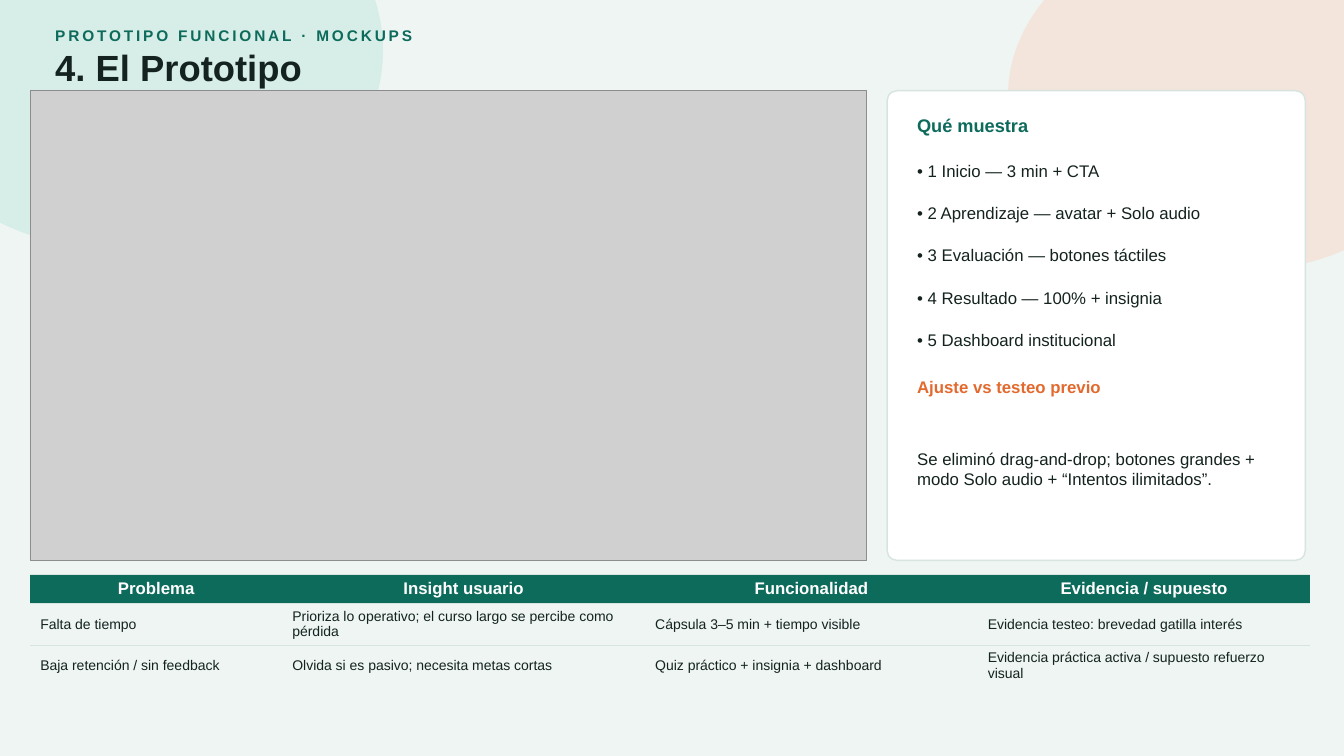
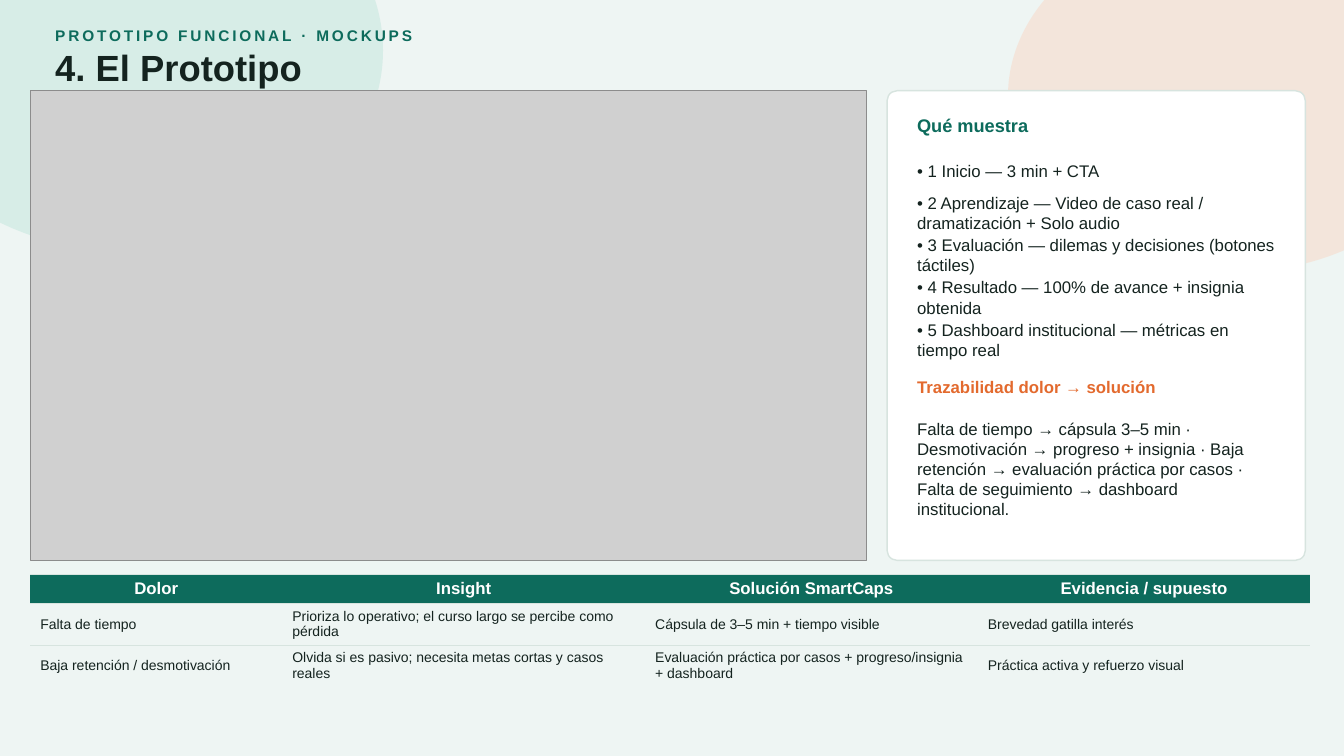
Before and after one commit to javier84pm-create/laboratorio-elearning-prototipo, a slide deck: slide 4 of PaolaCornejo_Examen_IE.pptx. Drawn at 1344x756 pixels with LibreOffice and Linux fonts; fonts in the diff are those of the drawing; grey boxes stand for pictures. Boxes give left, top, right and bottom in pixels: in the first picture for what was removed or moved away, otherwise in the second. Text is boxed around its words. In the diff, an @@ line names an element or a change of style, - is before the commit and + after.

```diff
--- a/PaolaCornejo_Examen_IE.pptx
+++ b/PaolaCornejo_Examen_IE.pptx
@@ text at (917,197,1194,229): text changed @@
-• 2 Aprendizaje — avatar + Solo audio
+• 2 Aprendizaje — Video de caso real / dramatización + Solo audio
@@ text at (917,238,1274,275): text changed @@
-• 3 Evaluación — botones táctiles
+• 3 Evaluación — dilemas y decisiones (botones táctiles)
@@ text at (917,281,1244,314): text changed @@
-• 4 Resultado — 100% + insignia
+• 4 Resultado — 100% de avance + insignia obtenida
@@ text at (917,323,1229,360): text changed @@
-• 5 Dashboard institucional
+• 5 Dashboard institucional — métricas en tiempo real
@@ text at (917,380,1156,393): text changed @@
-Ajuste vs testeo previo
+Trazabilidad dolor → solución
@@ text at (917,422,1244,515): text changed @@
-Se eliminó drag-and-drop; botones grandes + modo Solo audio + “Intentos ilimitados”.
+Falta de tiempo → cápsula 3–5 min · Desmotivación → progreso + insignia · Baja retención → evaluación práctica por casos · Falta de seguimiento → dashboard institucional.
@@ table at (30,575,1311,682) @@
-row 1: Problema | Insight usuario | Funcionalidad | Evidencia / supuesto
+row 1: Dolor | Insight | Solución SmartCaps | Evidencia / supuesto
-row 2, column 3: Cápsula 3–5 min + tiempo visible
+row 2, column 3: Cápsula de 3–5 min + tiempo visible
-row 2, column 4: Evidencia testeo: brevedad gatilla interés
+row 2, column 4: Brevedad gatilla interés
-row 3: Baja retención / sin feedback | Olvida si es pasivo; necesita metas cortas | Quiz práctico + insignia + dashboard | Evidencia práctica activa / supuesto refuerzo visual
+row 3: Baja retención / desmotivación | Olvida si es pasivo; necesita metas cortas y casos reales | Evaluación práctica por casos + progreso/insignia + dashboard | Práctica activa y refuerzo visual
```
Also in this commit, not shown: 5 other slides changed, 3 other files.
